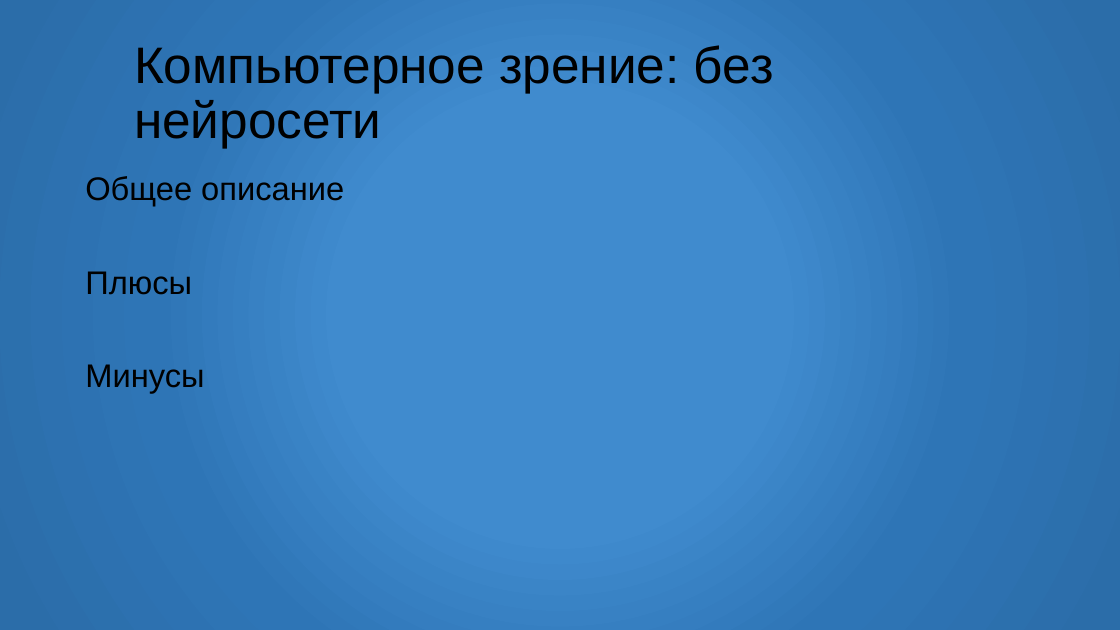
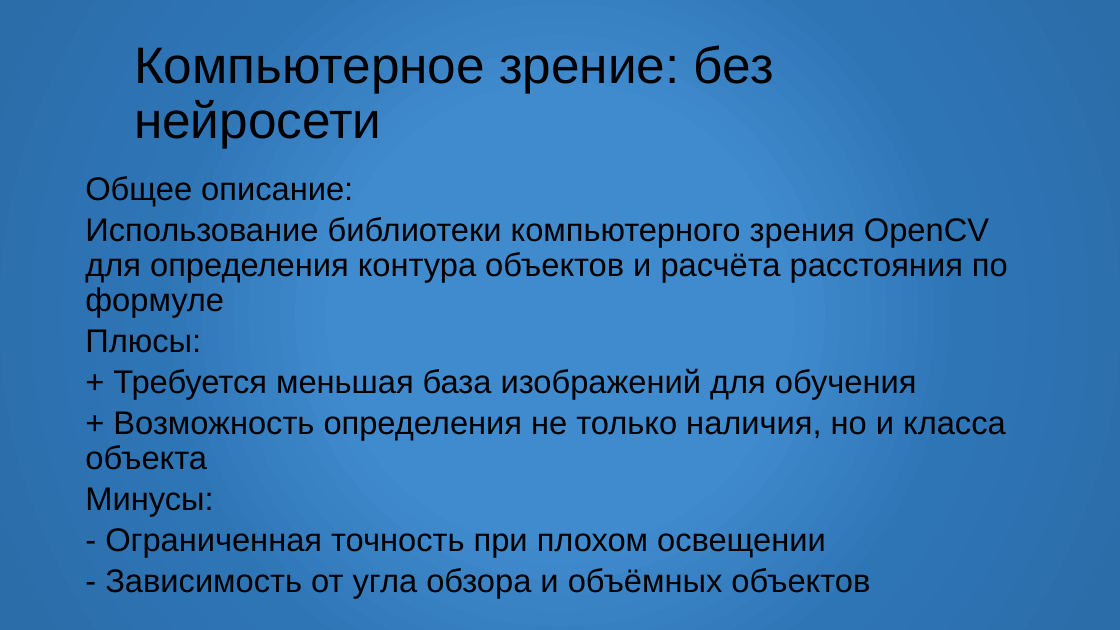
Before and after one commit to Ahimenes17/Airton-2024.10, a slide deck: slide 7 of Мастера Воздушного Кода.pptx. Drawn at 1120x630 pixels with LibreOffice and Linux fonts; fonts in the diff are those of the drawing; background and template pictures are left out. Boxes give left, top, right and bottom in pixels: in the first picture for what was removed or moved away, otherwise in the second. Text is boxed around its words. In the diff, an @@ line names an element or a change of style, - is before the commit and + after.

```diff
--- a/Мастера Воздушного Кода.pptx
+++ b/Мастера Воздушного Кода.pptx
@@ text at <box>85,176,1008,598</box>: text changed @@
-Общее описание
-Плюсы
-Минусы
+Общее описание:
+Использование библиотеки компьютерного зрения OpenCV для определения контура объектов и расчёта расстояния по формуле
+Плюсы:
++ Требуется меньшая база изображений для обучения
++ Возможность определения не только наличия, но и класса объекта
+Минусы:
+- Ограниченная точность при плохом освещении
+- Зависимость от угла обзора и объёмных объектов
```
Also in this commit, not shown: 7 other slides changed.
